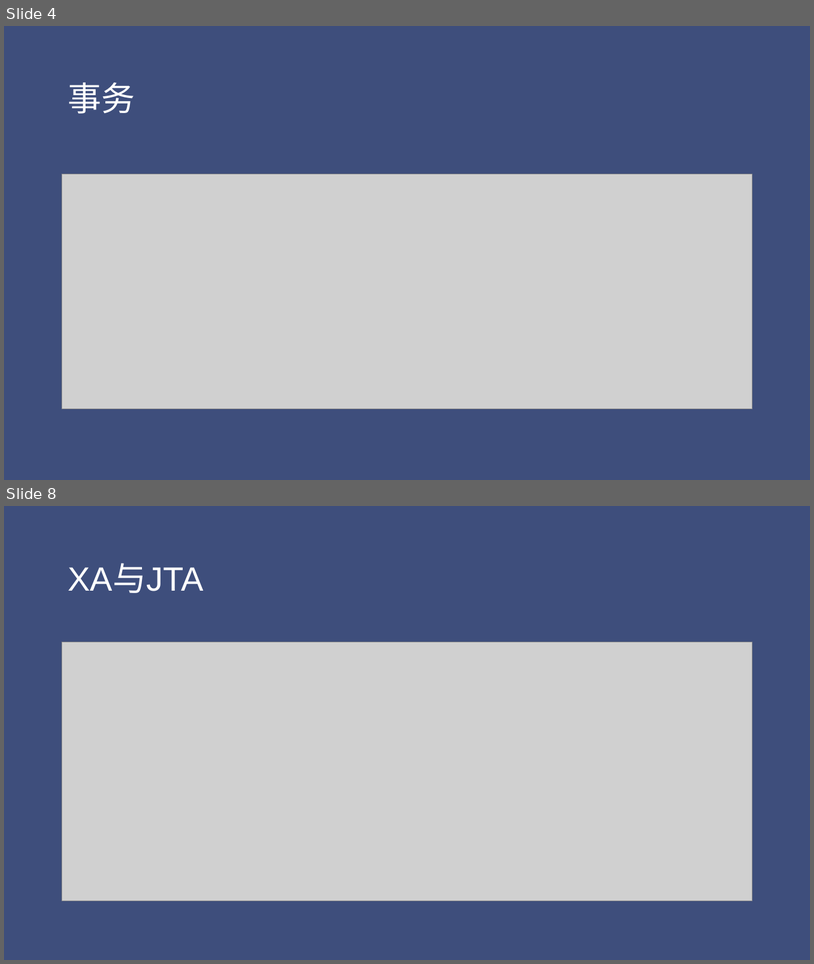
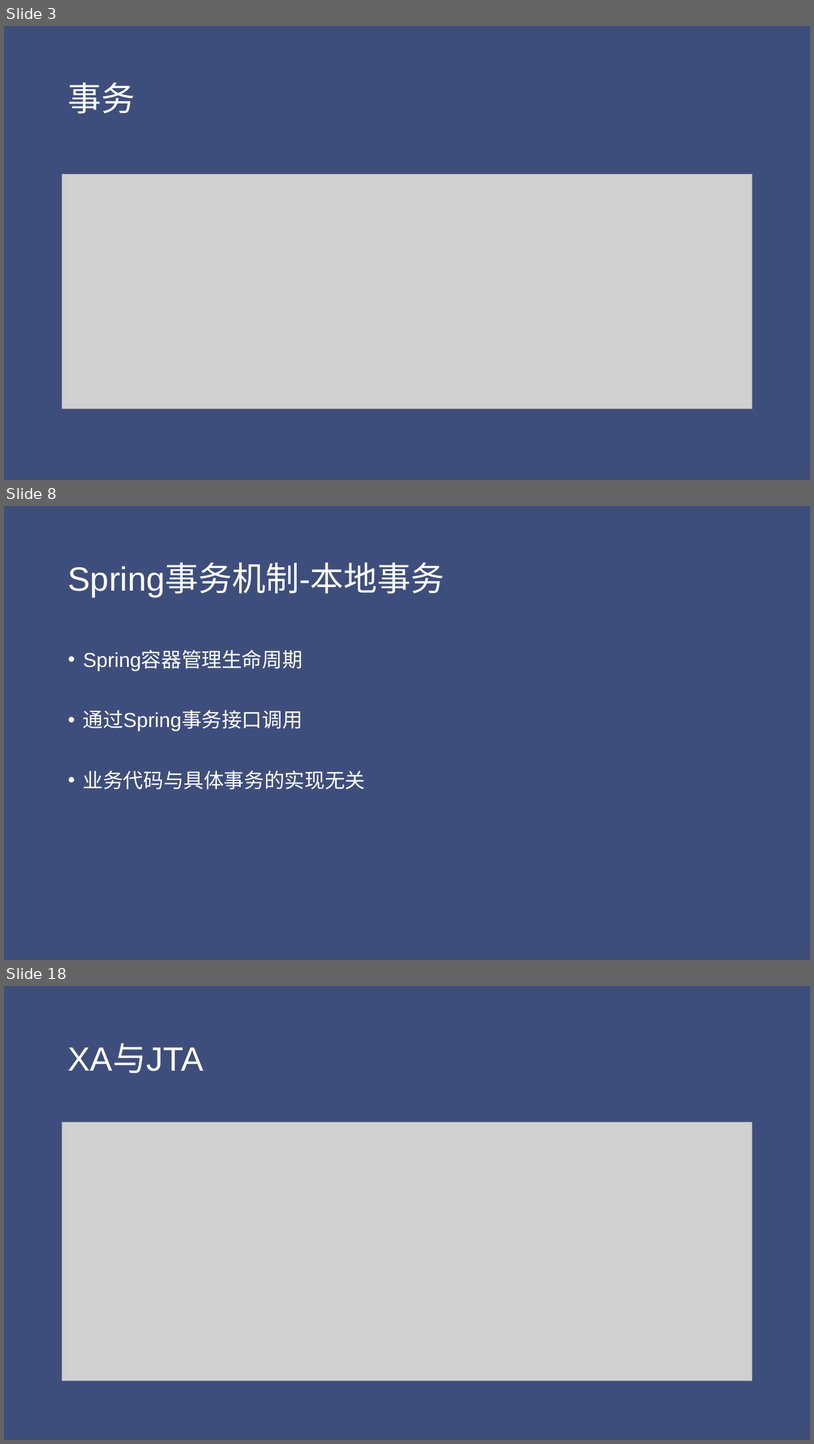
Before and after one commit to jungle0127/springcloudstudy, a slide deck: docs/distributedsystemtransaction.pptx. Shown one above the other, each under a label of ours: slides 4 and 8 before the commit, slides 3, 8 and 18 after it; the slides between them are not shown. The pictures are 814x964 and 814x1444 pixels, drawn with LibreOffice and Linux fonts; fonts in the diff are those of the drawing; grey boxes stand for pictures. Boxes give left, top, right and bottom in pixels: in the first picture for what was removed or moved away, otherwise in the second. Text is boxed around its words. In the diff, an @@ line names an element or a change of style, - is before the commit and + after.

```diff
--- a/docs/distributedsystemtransaction.pptx
+++ b/docs/distributedsystemtransaction.pptx
@@ slide 8 added at bbox=[4, 506, 810, 960], background #3E4E7C @@
@@ title added at bbox=[68, 564, 445, 597], 40 pt, text #FFFFFF @@
+Spring事务机制-本地事务
@@ text added at bbox=[83, 651, 365, 789], 24 pt, text #FFFFFF @@
+• Spring容器管理生命周期
+• 通过Spring事务接口调用
+• 业务代码与具体事务的实现无关
@@ what was slide 4 is now slide 3 @@
@@ what was slide 8 is now slide 18 @@
```
Also in this commit, not shown: 2 slides changed, 13 other slides added, 8 other files.
